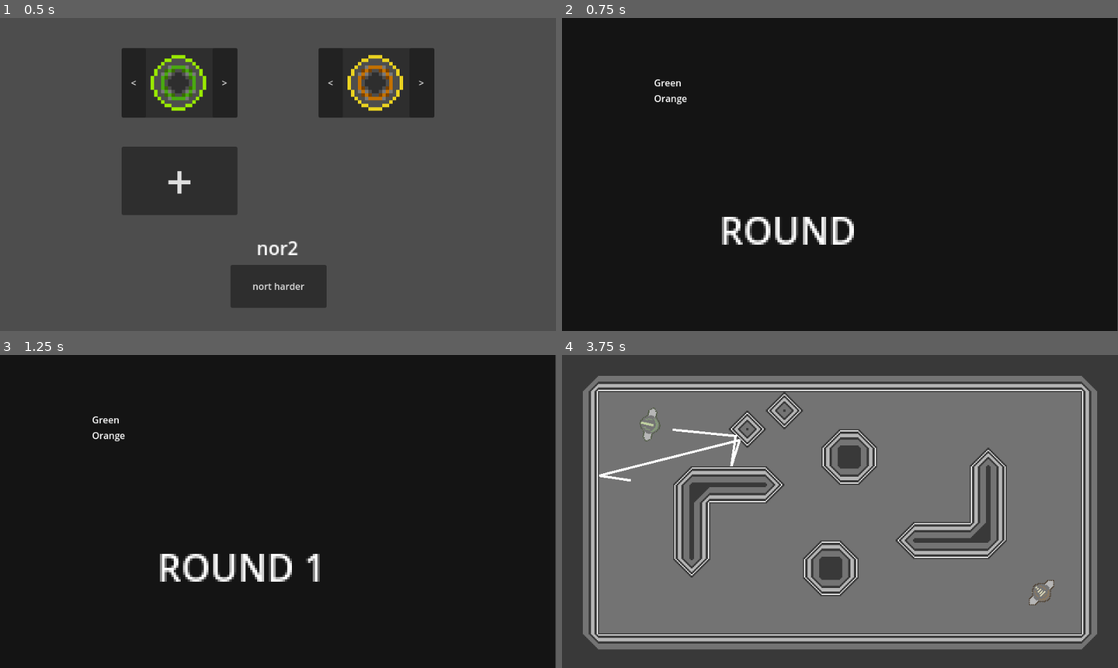
Above: before the commit, frames 1-4 (two rows, left to right).
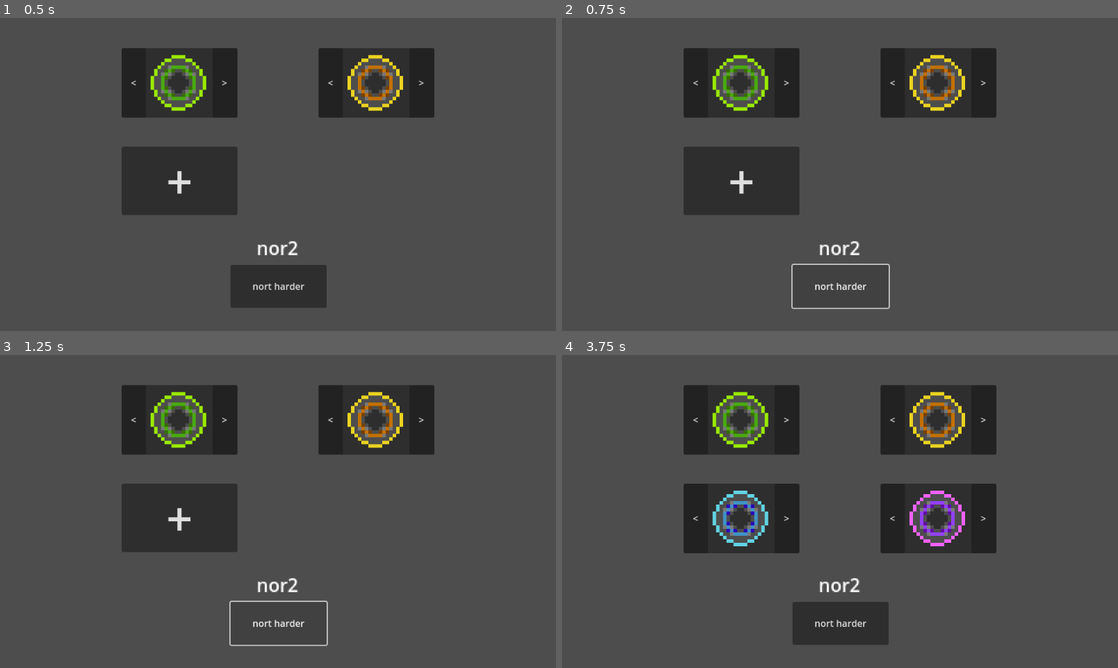
Above: after the commit, the same moments.

Repository: catgirl-software/nor2
Game: Godot game, scene res://scenes/game_scenes/title.tscn
The game is run twice, just before and just after one commit, with the same random seed, the same clock (stepped at 60 frames per second) and the same inputs.
Inputs (mouse positions are in pixels of both pictures, inside the frame that each line leads up to):
- Up to frame 1 (0.5 s): no input
- Up to frame 2 (0.75 s): click "nort harder" at 0.5 s
- Up to frame 3 (1.25 s): no input
- Up to frame 4 (3.75 s): click (695, 420) at 1.25 s, where only the run after the commit has a clickable "<"; click (784, 420) at 2 s, where only the run after the commit has a clickable ">"; click (739, 517) at 2.75 s, where only the run after the commit has a clickable "+"; tap Enter at 3.5 s; move the mouse to (962, 495) at 3.52 s; hold D (keyboard_right) from 3.53 s (still down); hold Space (keyboard_throw) from 3.53 s (still down); click (962, 495) at 3.67 s

Frame 1 is identical in both runs. In frame 2, 96% of the frame differs, in the area x 0-100%, y 0-100%; in frame 3, 96%; in frame 4, 71%.
Error after the commit: Parse Error: The referenced autoload "Enums" (from "res://autoloads/enum.gd") could not be loaded. (res://autoloads/score_tracker.gd:5)

Commit message:
dynamic spawns

Diff:
--- a/autoloads/score_tracker.gd
+++ b/autoloads/score_tracker.gd
@@ -1,4 +1,15 @@
 extends Node
+
+class Player:
+	var frame: int
+	var input: Enums.InputType
+	var team: int
+	var kills: Array[int]
+	func _init(f: int, t: int):
+		frame = f
+		team = t
+
+var players: Dictionary
 
 var scores : Dictionary
 #var scores_this_round : Array[Array]
@@ -7,21 +18,23 @@
 
 signal game_over(winner: int)
 
-func initialise(teams: Array[int], threshold: int = 10):
+func initialise(p: Array[int], threshold: int = 10):
 	scores.clear()
 	winner = 0
 	#scores_this_round.clear()
-	for team in teams:
-		scores[team] = []
+	for frame in p:
+		players[frame] = Player.new(frame, frame) # todo
+
 	self.threshold = threshold
 
 func score(killer: int, victim: int):
-	scores[killer].append(victim)
+	players[killer].kills.append(victim)
+
 	if len(scores[killer]) >= threshold:
 		winner = killer
 
 func get_scores():
 	return scores
 
-func get_teams():
-	return scores.keys()
+func get_players():
+	return players.values()
--- a/project.godot
+++ b/project.godot
@@ -23,6 +23,7 @@
 ScoreTracker="*res://autoloads/score_tracker.gd"
 RoundHandler="*res://autoloads/round_handler.gd"
 TeamSettings="*res://autoloads/TeamSettings.tscn"
+Enums="*res://autoloads/enum.gd"
 
 [display]
 
--- a/scenes/game_scenes/map1.tscn
+++ b/scenes/game_scenes/map1.tscn
@@ -1,10 +1,11 @@
-[gd_scene load_steps=9 format=3 uid="uid://bfnwt42vmm3lr"]
+[gd_scene load_steps=10 format=3 uid="uid://bfnwt42vmm3lr"]
 
 [ext_resource type="Shader" path="res://lum.gdshader" id="1_o6ocy"]
+[ext_resource type="Script" path="res://add_players.gd" id="1_s32tb"]
 [ext_resource type="TileSet" uid="uid://bj7wm5ul8muam" path="res://sprites/wall_tileset.tres" id="1_ytix1"]
 [ext_resource type="Script" path="res://sprites/Lum.gd" id="2_3o03e"]
 [ext_resource type="Script" path="res://sprites/ColourableTiles.gd" id="2_v8a56"]
-[ext_resource type="PackedScene" uid="uid://wfu0ftpdkm2u" path="res://player.tscn" id="3_l8p3q"]
+[ext_resource type="PackedScene" uid="uid://daqw8vh2snpsl" path="res://PlayerSpawn.tscn" id="6_324gh"]
 
 [sub_resource type="ShaderMaterial" id="ShaderMaterial_a4pnx"]
 shader = ExtResource("1_o6ocy")
@@ -17,6 +18,7 @@
 gradient = SubResource("Gradient_2uk7l")
 
 [node name="map1" type="Node2D"]
+script = ExtResource("1_s32tb")
 
 [node name="TileMap" type="TileMap" parent="."]
 tile_set = ExtResource("1_ytix1")
@@ -28,17 +30,15 @@
 position = Vector2(240, 135)
 zoom = Vector2(2, 2)
 
-[node name="p2" parent="." instance=ExtResource("3_l8p3q")]
-position = Vector2(414, 205)
-input_type = 2
-team = 2
-
-[node name="p1" parent="." instance=ExtResource("3_l8p3q")]
-position = Vector2(56, 60)
-
 [node name="TextureRect" type="TextureRect" parent="."]
 material = SubResource("ShaderMaterial_a4pnx")
 offset_right = 505.0
 offset_bottom = 301.0
 texture = SubResource("GradientTexture1D_mljo5")
 script = ExtResource("2_3o03e")
+
+[node name="PlayerSpawn" parent="." instance=ExtResource("6_324gh")]
+position = Vector2(61, 58)
+
+[node name="PlayerSpawn2" parent="." instance=ExtResource("6_324gh")]
+position = Vector2(315, 211)
--- a/sprites/player.gd
+++ b/sprites/player.gd
@@ -1,12 +1,13 @@
 extends CharacterBody2D
 
-enum InputType {
-	Mouse,
-	Controller1,
-	Controller2,
-}
+static func create(input: Enums.InputType, team: int):
+	var me = preload("res://player.tscn").instantiate()
+	me.input_type = input
+	me.team = team
+	return me
 
-@export var input_type: InputType
+
+@export var input_type: Enums.InputType
 @export_range(1,4) var team: int = 1
 
 var last_look_direction: Vector2 = Vector2(1, 1)
@@ -24,11 +25,11 @@
 
 func get_aim_direction():
 	match input_type:
-		InputType.Mouse:
+		Enums.InputType.Mouse:
 			return (get_viewport().get_mouse_position() - self.get_global_transform_with_canvas().origin).normalized()
-		InputType.Controller1:
+		Enums.InputType.Controller1:
 			return Input.get_vector("joystick_aim_1_nx", "joystick_aim_1_px", "joystick_aim_1_ny", "joystick_aim_1_py")
-		InputType.Controller2:
+		Enums.InputType.Controller2:
 			return Input.get_vector("joystick_aim_2_nx", "joystick_aim_2_px", "joystick_aim_2_ny", "joystick_aim_2_py")
 		_:
 			print("BAD INPUT TYPE: ", self.input_type)
@@ -36,11 +37,11 @@
 
 func get_move_direction():
 	match input_type:
-		InputType.Mouse:
+		Enums.InputType.Mouse:
 			return Input.get_vector("keyboard_left", "keyboard_right", "keyboard_up", "keyboard_down")
-		InputType.Controller1:
+		Enums.InputType.Controller1:
 			return Input.get_vector("joystick_move_1_nx", "joystick_move_1_px", "joystick_move_1_ny", "joystick_move_1_py")
-		InputType.Controller2:
+		Enums.InputType.Controller2:
 			return Input.get_vector("joystick_move_2_nx", "joystick_move_2_px", "joystick_move_2_ny", "joystick_move_2_py")
 		_:
 			print("BAD INPUT TYPE: ", self.input_type)
@@ -48,11 +49,11 @@
 
 func get_aiming():
 	match input_type:
-		InputType.Mouse:
+		Enums.InputType.Mouse:
 			return Input.is_action_pressed("keyboard_throw")
-		InputType.Controller1:
+		Enums.InputType.Controller1:
 			return Input.is_action_pressed("joystick_1_throw")
-		InputType.Controller2:
+		Enums.InputType.Controller2:
 			return Input.is_action_pressed("joystick_2_throw")
 		_:
 			print("BAD INPUT TYPE: ", self.input_type)
@@ -60,11 +61,11 @@
 
 func get_throwing():
 	match input_type:
-		InputType.Mouse:
+		Enums.InputType.Mouse:
 			return Input.is_action_just_released("keyboard_throw")
-		InputType.Controller1:
+		Enums.InputType.Controller1:
 			return Input.is_action_just_released("joystick_1_throw")
-		InputType.Controller2:
+		Enums.InputType.Controller2:
 			return Input.is_action_just_released("joystick_2_throw")
 		_:
 			print("BAD INPUT TYPE: ", self.input_type)
@@ -72,7 +73,7 @@
 
 func _ready():
 	# oh boy i hope keys() is stable ordered
-	team = ScoreTracker.get_teams()[team - 1]
+	#team = ScoreTracker.get_teams()[team - 1]
 	$Sprite2D.frame = team
 	$Arm.frame = team
 	$Arm/disc.frame = team
